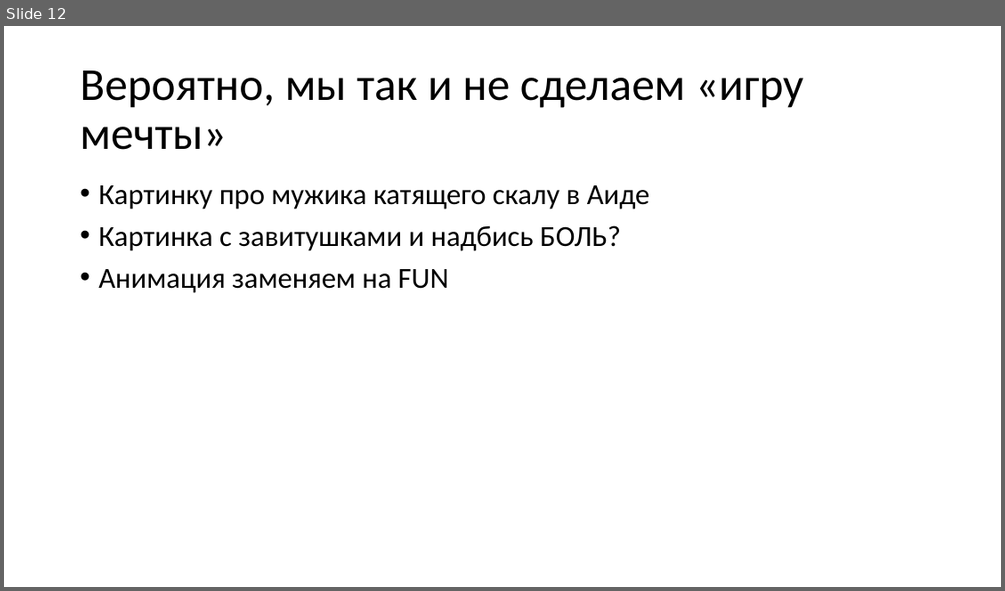
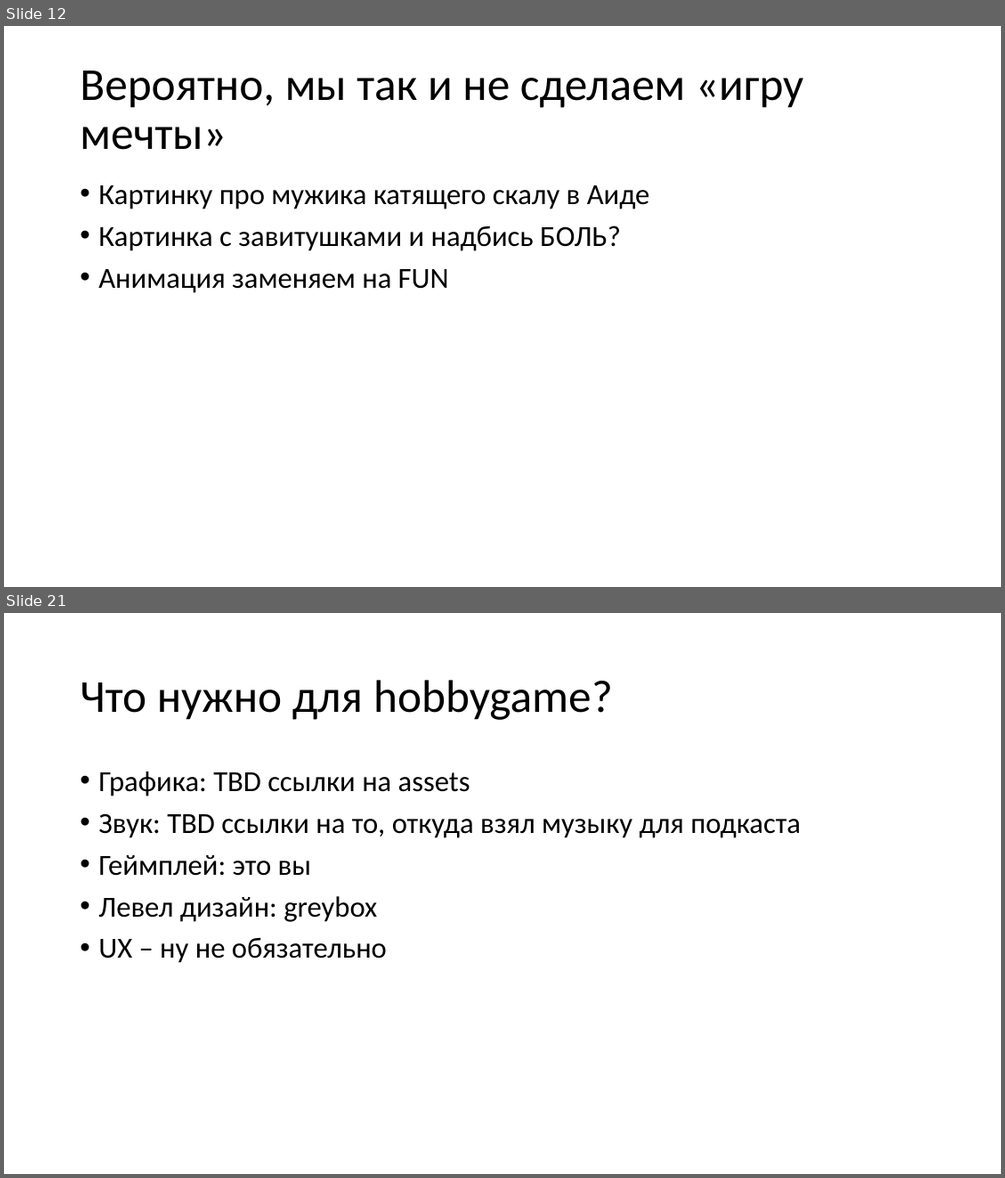
Before and after one commit to kugushev/presentations, a slide deck: 2020_GameDev-As-Hobby/Presentation.pptx. Shown one above the other, each under a label of ours: slide 12 before the commit, slides 12 and 21 after it; the slides between them are not shown. The pictures are 1005x591 and 1005x1178 pixels, drawn with LibreOffice and Linux fonts; fonts in the diff are those of the drawing. Boxes give left, top, right and bottom in pixels: in the first picture for what was removed or moved away, otherwise in the second. Text is boxed around its words. In the diff, an @@ line names an element or a change of style, - is before the commit and + after.

```diff
--- a/2020_GameDev-As-Hobby/Presentation.pptx
+++ b/2020_GameDev-As-Hobby/Presentation.pptx
@@ slide 21 added at bbox=[4, 613, 1001, 1174], background #FFFFFF @@
@@ title added at bbox=[80, 680, 613, 720], 44 pt, text #000000 @@
+Что нужно для hobbygame?
@@ text added at bbox=[98, 771, 801, 963], 28 pt, text #000000 @@
+• Графика: TBD ссылки на assets
+• Звук: TBD ссылки на то, откуда взял музыку для подкаста
+• Геймплей: это вы
+• Левел дизайн: greybox
+• UX – ну не обязательно
```
Also in this commit, not shown: 1 slide changed, 7 other slides added.
